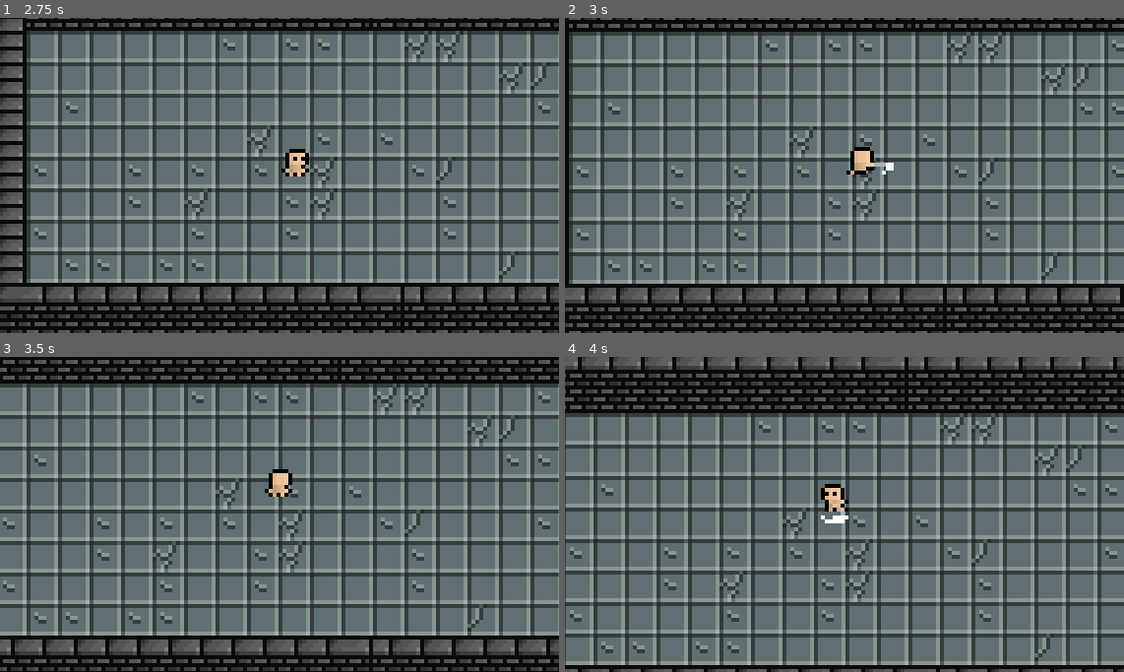
Above: before the commit, frames 1-4 (two rows, left to right).
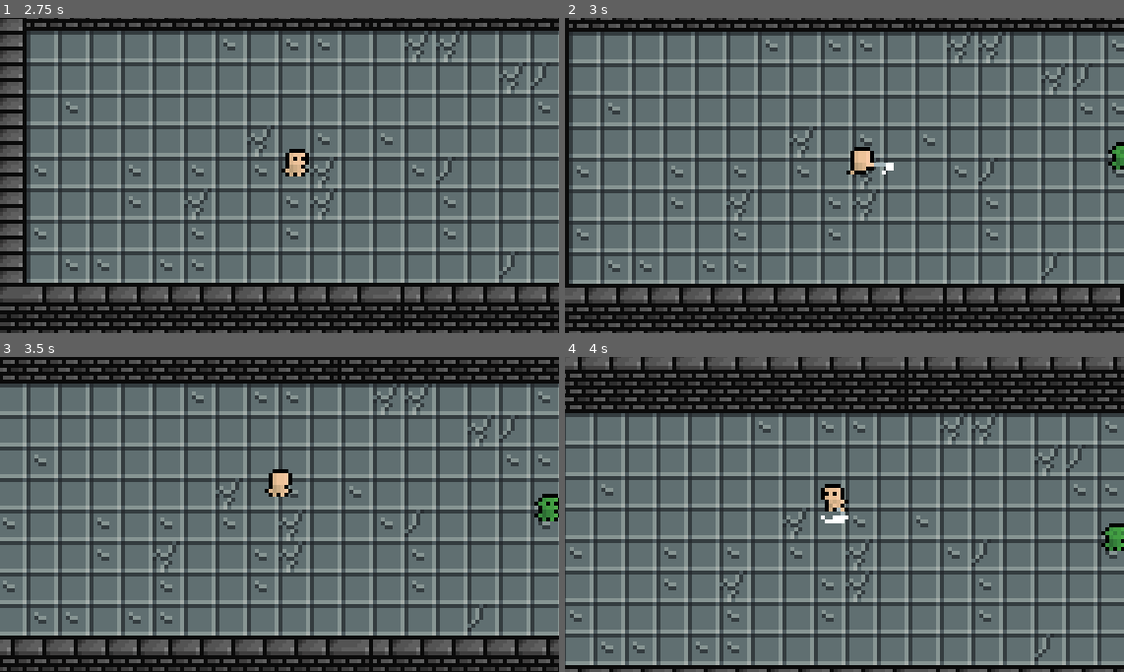
Above: after the commit, the same moments.

Repository: mai-soup/madness-of-warblade
Game: Godot game, scene res://World.tscn
Two runs of this game, one before a commit and one after it. Both use one fixed random seed, a clock stepped at 60 frames per second and the inputs below.
Inputs:
- Up to frame 1 (2.75 s): tap Enter at 0.5 s; hold D (move_right) 0.53-1.28 s; tap Space (attack) at 0.6, 1.35, 2.1 s; hold S (move_down) 1.28-2.03 s; hold D (move_right) from 2.03 s (still down)
- Up to frame 2 (3 s): release D (move_right) at 2.78 s; hold W (move_up) from 2.78 s (still down); tap Space (attack) at 2.85 s
- Up to frame 3 (3.5 s): keep holding W (move_up)
- Up to frame 4 (4 s): release W (move_up) at 3.53 s; hold A (move_left) from 3.53 s (still down); tap Space (attack) at 3.6 s

Frame 1 is identical in both runs. In frame 2, 0.2% of the frame differs, in the area x 97-100%, y 39-49%; in frame 3, 0.3%, in the area x 95-100%, y 43-53%; in frame 4, 0.3%.

Commit message:
add idle animations to orc

Diff:
--- a/Enemies/Orc.tscn
+++ b/Enemies/Orc.tscn
@@ -1,9 +1,79 @@
-[gd_scene load_steps=3 format=2]
+[gd_scene load_steps=11 format=2]
 
 [ext_resource path="res://_Assets/Animations/Orc/Minifantasy_CreaturesOrcBaseAnimations.png" type="Texture" id=1]
 
 [sub_resource type="CircleShape2D" id=1]
 radius = 2.0
+
+[sub_resource type="Animation" id=2]
+resource_name = "IdleLeft"
+length = 3.2
+loop = true
+step = 0.2
+tracks/0/type = "value"
+tracks/0/path = NodePath("Sprite:frame")
+tracks/0/interp = 1
+tracks/0/loop_wrap = true
+tracks/0/imported = false
+tracks/0/enabled = true
+tracks/0/keys = {
+"times": PoolRealArray( 0, 0.2, 0.4, 0.6, 0.8, 1, 1.2, 1.4, 1.6, 1.8, 2, 2.2, 2.4, 2.6, 2.8, 3 ),
+"transitions": PoolRealArray( 1, 1, 1, 1, 1, 1, 1, 1, 1, 1, 1, 1, 1, 1, 1, 1 ),
+"update": 1,
+"values": [ 192, 193, 194, 195, 196, 197, 198, 199, 200, 201, 202, 203, 204, 205, 206, 207 ]
+}
+
+[sub_resource type="Animation" id=3]
+resource_name = "IdleRight"
+length = 3.2
+loop = true
+step = 0.2
+tracks/0/type = "value"
+tracks/0/path = NodePath("Sprite:frame")
+tracks/0/interp = 1
+tracks/0/loop_wrap = true
+tracks/0/imported = false
+tracks/0/enabled = true
+tracks/0/keys = {
+"times": PoolRealArray( 0, 0.2, 0.4, 0.6, 0.8, 1, 1.2, 1.4, 1.6, 1.8, 2, 2.2, 2.4, 2.6, 2.8, 3 ),
+"transitions": PoolRealArray( 1, 1, 1, 1, 1, 1, 1, 1, 1, 1, 1, 1, 1, 1, 1, 1 ),
+"update": 1,
+"values": [ 176, 177, 178, 179, 180, 181, 182, 183, 184, 185, 186, 187, 188, 189, 190, 191 ]
+}
+
+[sub_resource type="Animation" id=4]
+length = 0.001
+tracks/0/type = "value"
+tracks/0/path = NodePath("Sprite:frame")
+tracks/0/interp = 1
+tracks/0/loop_wrap = true
+tracks/0/imported = false
+tracks/0/enabled = true
+tracks/0/keys = {
+"times": PoolRealArray( 0 ),
+"transitions": PoolRealArray( 1 ),
+"update": 0,
+"values": [ 193 ]
+}
+
+[sub_resource type="AnimationNodeAnimation" id=5]
+animation = "IdleLeft"
+
+[sub_resource type="AnimationNodeAnimation" id=6]
+animation = "IdleRight"
+
+[sub_resource type="AnimationNodeBlendSpace1D" id=7]
+blend_point_0/node = SubResource( 5 )
+blend_point_0/pos = -1.0
+blend_point_1/node = SubResource( 6 )
+blend_point_1/pos = 1.0
+
+[sub_resource type="AnimationNodeStateMachine" id=8]
+states/Idle/node = SubResource( 7 )
+states/Idle/position = Vector2( 146, 68 )
+start_node = "Idle"
+
+[sub_resource type="AnimationNodeStateMachinePlayback" id=9]
 
 [node name="Orc" type="KinematicBody2D"]
 
@@ -12,8 +82,20 @@
 texture = ExtResource( 1 )
 hframes = 16
 vframes = 24
-frame = 176
+frame = 193
 
 [node name="CollisionShape2D" type="CollisionShape2D" parent="."]
 position = Vector2( 0, -2 )
 shape = SubResource( 1 )
+
+[node name="AnimationPlayer" type="AnimationPlayer" parent="."]
+anims/IdleLeft = SubResource( 2 )
+anims/IdleRight = SubResource( 3 )
+anims/RESET = SubResource( 4 )
+
+[node name="AnimationTree" type="AnimationTree" parent="."]
+tree_root = SubResource( 8 )
+anim_player = NodePath("../AnimationPlayer")
+active = true
+parameters/playback = SubResource( 9 )
+parameters/Idle/blend_position = Vector2( 0, 0 )
--- a/Player/Player.tscn
+++ b/Player/Player.tscn
@@ -532,6 +532,6 @@
 monitoring = false
 
 [node name="CollisionShape2D" type="CollisionShape2D" parent="Hitbox"]
-position = Vector2( 6, -4 )
+position = Vector2( -6, 1 )
 rotation = -0.785398
 shape = SubResource( 33 )
--- a/World.tscn
+++ b/World.tscn
@@ -1,9 +1,10 @@
-[gd_scene load_steps=21 format=2]
+[gd_scene load_steps=22 format=2]
 
 [ext_resource path="res://Player/Player.tscn" type="PackedScene" id=1]
 [ext_resource path="res://_Assets/placeholder.png" type="Texture" id=2]
 [ext_resource path="res://_Assets/Tileset/Minifantasy_DungeonFloorTiles.png" type="Texture" id=3]
 [ext_resource path="res://_Assets/Tileset/Minifantasy_DungeonWallTiles.png" type="Texture" id=4]
+[ext_resource path="res://Enemies/Orc.tscn" type="PackedScene" id=5]
 
 [sub_resource type="TileSet" id=1]
 0/name = "Minifantasy_DungeonFloorTiles.png 0"
@@ -275,6 +276,11 @@
 
 [node name="Tables" type="YSort" parent="YSort"]
 
+[node name="Orcs" type="YSort" parent="YSort"]
+
+[node name="Orc" parent="YSort/Orcs" instance=ExtResource( 5 )]
+position = Vector2( 141, 51 )
+
 [node name="Camera2D" type="Camera2D" parent="."]
 position = Vector2( 48, 41 )
 current = true
